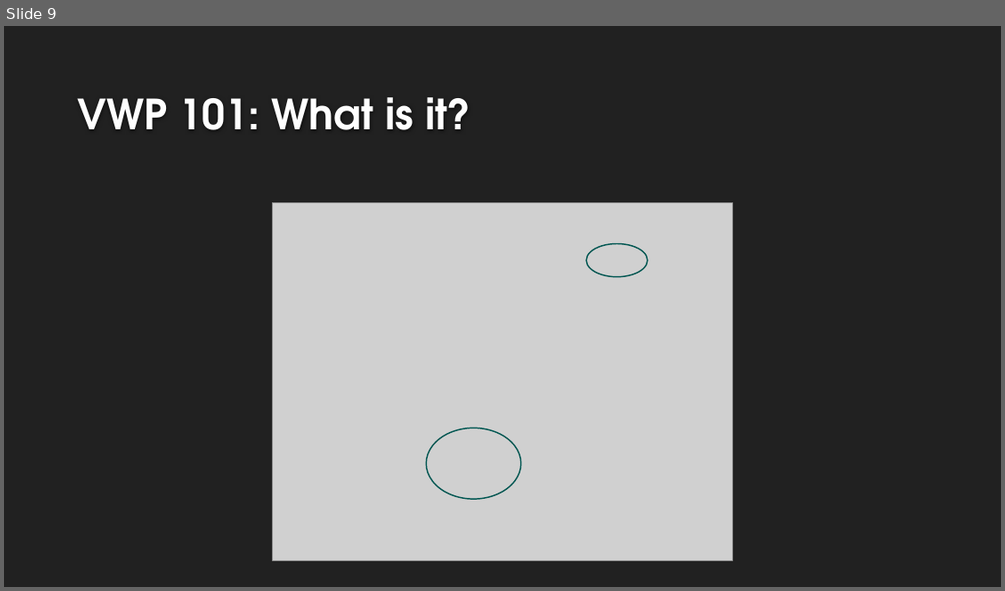
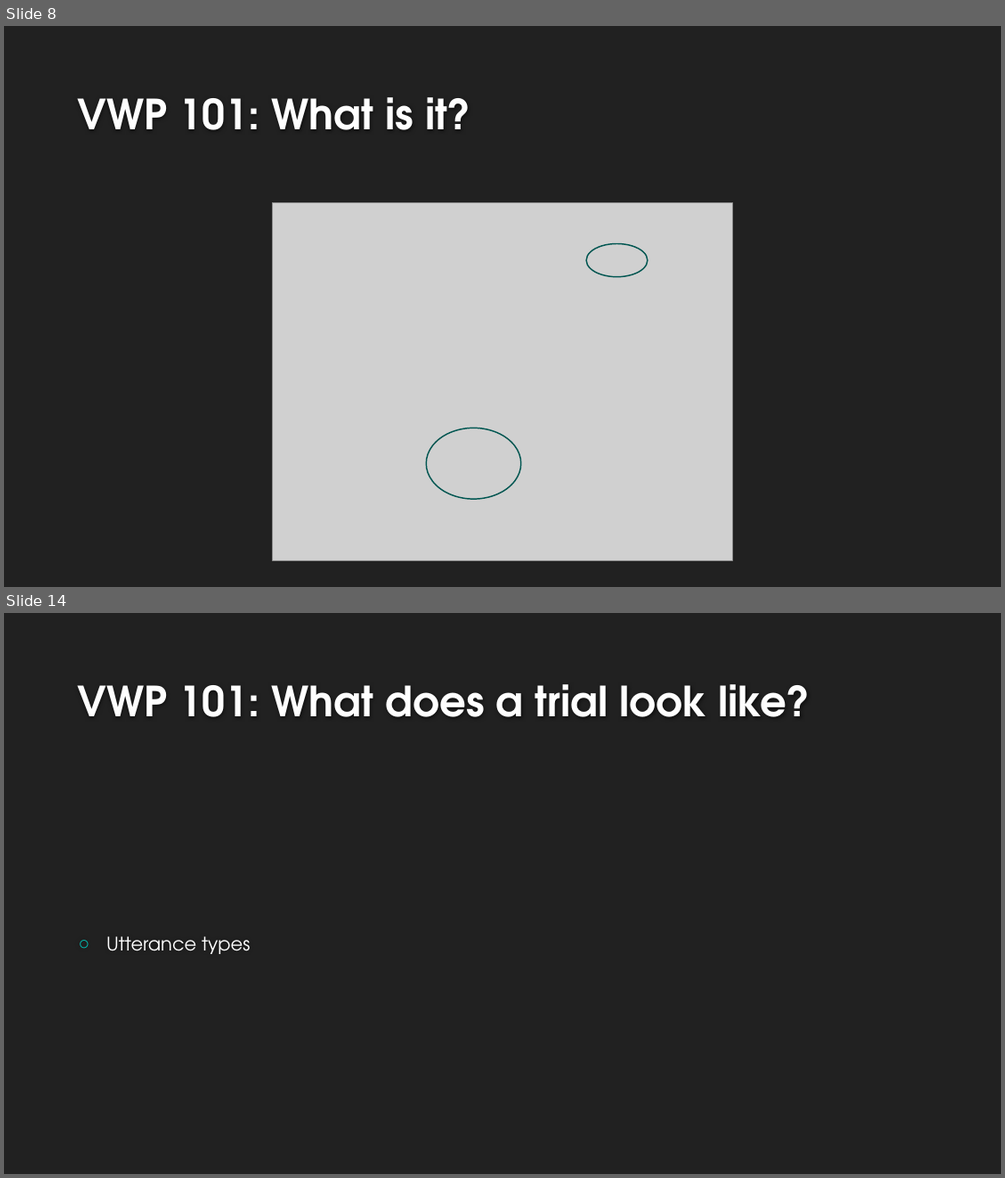
Before and after one commit to allisoct/ETLR23-24, a slide deck: slides/Day3.pptx. Shown one above the other, each under a label of ours: slide 9 before the commit, slides 8 and 14 after it; the slides between them are not shown. The pictures are 1005x591 and 1005x1178 pixels, drawn with LibreOffice and Linux fonts; fonts in the diff are those of the drawing; grey boxes stand for pictures; background and template pictures are left out. Boxes give left, top, right and bottom in pixels: in the first picture for what was removed or moved away, otherwise in the second. Text is boxed around its words. In the diff, an @@ line names an element or a change of style, - is before the commit and + after.

```diff
--- a/slides/Day3.pptx
+++ b/slides/Day3.pptx
@@ slide 14 added at (4,613,1001,1174), background #212121 @@
@@ title added at (78,684,810,717), 40 pt, text #FEFEFE, bold @@
+VWP 101: What does a trial look like?
@@ text added at (106,936,250,954), 18 pt, text #FFFFFF @@
+○ Utterance types
@@ what was slide 9 is now slide 8 @@
```
Also in this commit, not shown: 2 slides changed, 6 other slides added, 1 slide removed.
